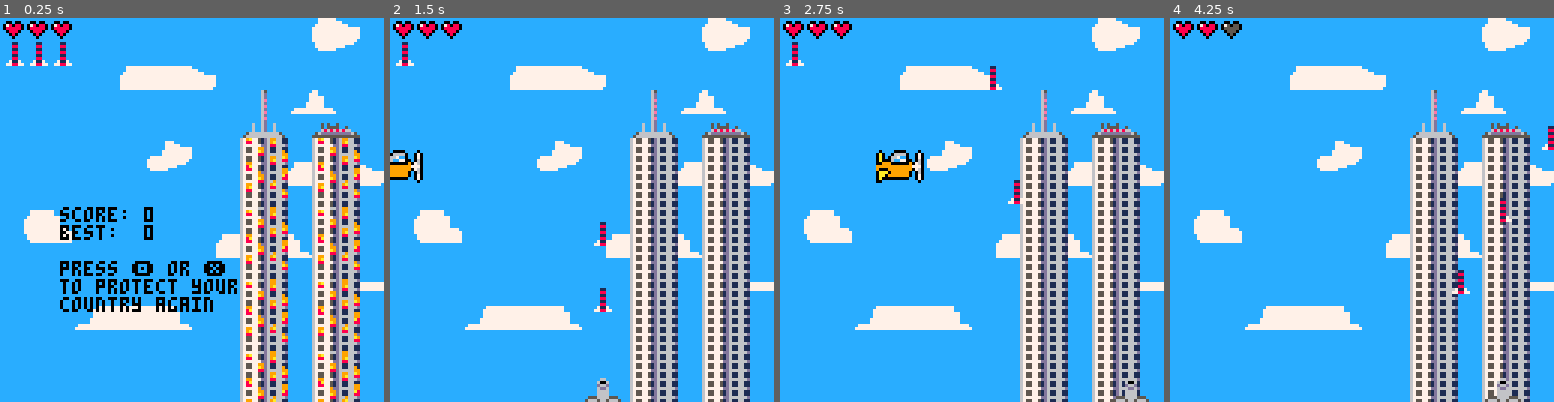
Above: before the commit, frames 1-4 (left to right).
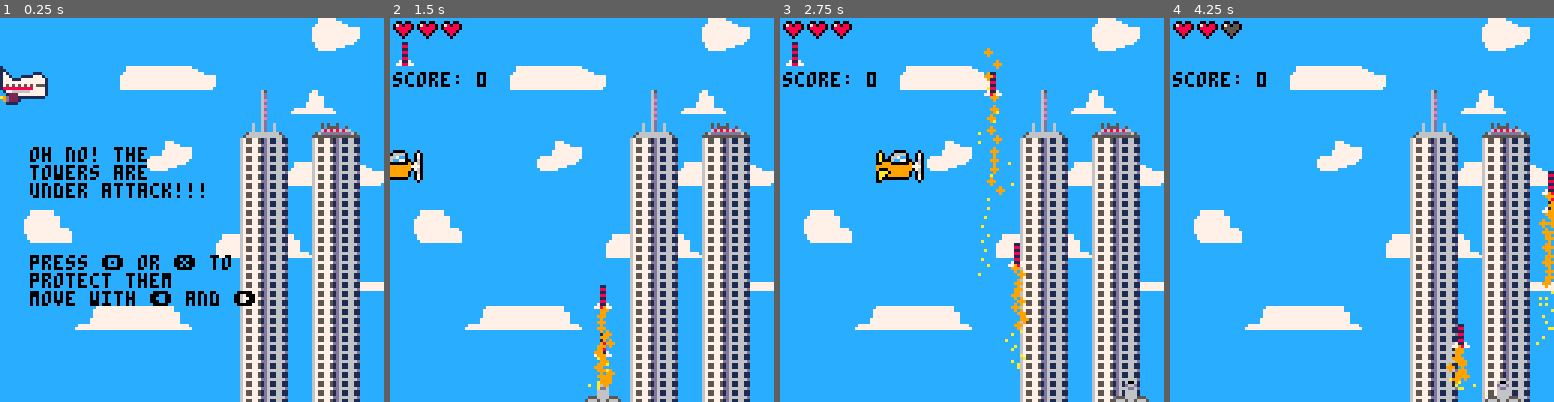
Above: after the commit, the same moments.

Repository: kdiab/carts
Game: PICO-8 cartridge tower_defender/tower_defender.p8
The game is run twice, just before and just after one commit, with the same random seed, the same clock (stepped at 60 frames per second) and the same inputs.
Inputs:
- Up to frame 1 (0.25 s): no input
- Up to frame 2 (1.5 s): tap X (X key) at 0.33, 1.07 s; tap O (Z key) at 0.7 s
- Up to frame 3 (2.75 s): hold Right 1.6-2.1 s; tap O (Z key) at 1.7, 2.1, 2.5 s; tap X (X key) at 1.85 s; hold Up 2.15-2.42 s; hold Right from 2.47 s (still down)
- Up to frame 4 (4.25 s): tap O (Z key) every 0.4 s from 2.9 to 4.1 s; tap X (X key) at 2.97, 4.08 s; release Right at 3.03 s; hold Left 3.08-3.58 s; hold Down 3.63-3.97 s; hold Right from 4.02 s (still down)

The runs differ from the first frame. In frame 1, 11% of the frame differs, in the area x 0-94%, y 0-100%; in frame 2, 1.2%; in frame 3, 1.6%; in frame 4, 1.8%.

Commit message:
particles, particles, particles, ui

Diff:
--- a/tower_defender/tower_defender.p8
+++ b/tower_defender/tower_defender.p8
@@ -4,7 +4,7 @@
 -- init
 
 function _init()
-		debug = true
+		debug = false
 		score = 0
 		lives = 3
 		best_score = 0
@@ -22,6 +22,7 @@
 		init_planes()
 		init_player()
 		init_rockets()
+		init_particles()
 		if debug then
 				init_dbg()
 		end
@@ -41,6 +42,7 @@
 				update_player()
 				update_planes()
 				update_rockets()
+				update_particles()
 		elseif game_state == "dead" then
 				update_ui()
 				update_dead()
@@ -58,9 +60,11 @@
 					map_coords.sx,
 					map_coords.sy
 				)
+				print("score: "..score,1,18,0)
 				draw_planes()
 				draw_player()
 				draw_rockets()
+				draw_particles()
 				draw_ui()
 		elseif game_state == "dead" then
 				draw_dead()
@@ -150,7 +154,7 @@
 function init_rockets()
 		rockets = {}
 		max_rockets = 3
-		rocket_speed = 2
+		rocket_speed = 0.07
 end
 
 function update_rockets()
@@ -159,6 +163,7 @@
 		end
 		for r in all(rockets) do
 				r.y -= r.s
+				r.s += rocket_speed
 				if r.y < 0 then
 						del(rockets, r)
 				end
@@ -175,8 +180,8 @@
 function spawn_rocket()
 		local r = {
 				x=player.x+4,
-				y=player.y - 4,
-				s=rocket_speed
+				y=player.y - 6,
+				s=0.2
 		}
 		add(rockets, r)
 end
@@ -187,72 +192,101 @@
 		end
 end
 -->8
---dbg
-
-function init_dbg()
---		spawn_plane_dbg()
---		spawn_rocket_dbg()
-		set_gamestate("dead")
-end
-function dbg_map()
-		if btn(⬅️) then
-				map_coords.cx=17 -- for gameover
-		end
-		if btn(➡️) then
-				map_coords.cx=0
-		end
-end
-
-function dbg_rockets()
-		rocket_speed = 0
-		if btn(⬆️) then
-				rockets[1].y -= 1
-		end
-		if btn(⬇️) then
-				rockets[1].y += 1
-		end
-		if btn(➡️) then
-				rockets[1].x += 1
-		end
-		if btn(⬅️) then
-				rockets[1].x -= 1
-		end
-
-end
-
-function set_gamestate(a)
-		game_state = a
-end
-
-function update_dbg()
---		dbg_rockets()
---		dbg_map()
-end
-
-function draw_dbg()
---		print(collided(rockets[1], planes[1],63,23,0))
-end
-
-function spawn_plane_dbg()
-		local x = 32
-		local y = 40 + flr(rnd(50))
-		local sp = {8,10,40}
-		local p = {
-				sp=sp[flr(rnd(3)+1)],
-				x=x,
-				y=y,
-				speed=0
+--particles
+
+function init_particles()
+		rocket_particles = {}
+		tower_particles = {}
+end
+
+function update_particles()
+		spawn_rocket_particles()
+		local life_rate = 0.1
+		for p in all(rocket_particles) do
+			p.x += -1 + rnd(2)
+			p.y += p.yr
+			p.r -= p.rr
+			p.life -= life_rate
+			if p.life <= 9 then
+					p.c = 10
+			end
+			if p.life <= 0 then
+					del(rocket_particles, p)
+			end
+		end
+		for p in all(tower_particles) do
+			p.x += -1 + rnd(2)
+			p.y -= p.yr
+			p.r -= p.rr
+			p.life -= life_rate
+			if p.life <= 9 then
+					p.c = 10
+			end
+			if p.life <= 8 then
+							p.c = 9
+			end
+			if p.life <= 0 then
+					del(rocket_particles, p)
+			end
+		end
+end
+
+function draw_particles()
+		for p in all(rocket_particles) do
+				circfill(p.x,p.y,p.r,p.c)
+		end
+end
+
+
+function spawn_tower_particles()
+		local life = 10
+		local r = 5
+		local x
+		local y
+		local rr = 0.1
+		local yr = 0.7
+		p = {
+				life = life,
+				r = r,
+				x = 82,
+				y = 40,
+				rr = rr,
+				yr = yr,
+				c  = 8
+		}
+		p2 = {
+				life = life,
+				r = r,
+				x = 117,
+				y = 47,
+				rr = rr,
+				yr = yr,
+				c  = 8
+		}
+		add(tower_particles,p)
+		add(tower_particles,p2)
+
+end
+
+function spawn_rocket_particles()
+		local life = 10
+		local r = 2
+		local x
+		local y
+		local rr = 0.1
+		local yr = 0.1
+		for b in all(rockets) do
+				p = {
+						life = life,
+						r = r,
+						x = b.x+4,
+						y = b.y+8,
+						rr = rr,
+						yr = yr,
+						c  = 9
 				}
-		add(planes,p)
-end
-
-function spawn_rocket_dbg()
-		local r = {
-				x=67,
-				y=63,
-				s=0
-		}
-		add(rockets, r)
+				add(rocket_particles,p)
+		end
 end
 -->8
 -- collision
@@ -322,6 +356,8 @@
 -->8
 --dead state
 function update_dead()
+		spawn_tower_particles()
+		update_particles()
 		if btnp(🅾️) or btnp(❎) then
 				restart_game()
 				game_state = "game"
@@ -330,6 +366,9 @@
 
 function draw_dead()
 		map(17,0,0,0)
+		for p in all(tower_particles) do
+				circfill(p.x,p.y,p.r,p.c)
+		end
 		print("score: "..score,20,63,0)
 		print("best:  "..best_score)
 
@@ -341,6 +380,8 @@
 end
 
 function restart_game()
+		tower_particles = {}
+		rocket_particles = {}
 		score = 0
 		lives = 3
 		map_coords = {
@@ -397,6 +438,74 @@
 				rocket_stock[r].x,
 				rocket_stock[r].y)
 		end
+end
+-->8
+--dbg
+
+function init_dbg()
+--		spawn_plane_dbg()
+--		spawn_rocket_dbg()
+		set_gamestate("dead")
+end
+function dbg_map()
+		if btn(⬅️) then
+				map_coords.cx=17 -- for gameover
+		end
+		if btn(➡️) then
+				map_coords.cx=0
+		end
+end
+
+function dbg_rockets()
+		rocket_speed = 0
+		if btn(⬆️) then
+				rockets[1].y -= 1
+		end
+		if btn(⬇️) then
+				rockets[1].y += 1
+		end
+		if btn(➡️) then
+				rockets[1].x += 1
+		end
+		if btn(⬅️) then
+				rockets[1].x -= 1
+		end
+
+end
+
+function set_gamestate(a)
+		game_state = a
+end
+
+function update_dbg()
+--		dbg_rockets()
+--		dbg_map()
+end
+
+function draw_dbg()
+--		print(collided(rockets[1], planes[1],63,23,0))
+end
+
+function spawn_plane_dbg()
+		local x = 32
+		local y = 40 + flr(rnd(50))
+		local sp = {8,10,40}
+		local p = {
+				sp=sp[flr(rnd(3)+1)],
+				x=x,
+				y=y,
+				speed=0
+				}
+		add(planes,p)
+end
+
+function spawn_rocket_dbg()
+		local r = {
+				x=67,
+				y=63,
+				s=0
+		}
+		add(rockets, r)
 end
 __gfx__
 00000000cccccccc6777777dd666666dccccccc65ccccccccc777777ccccccccffffffffffffffffffffffffffffffff679a7751d69966117777777700000000
